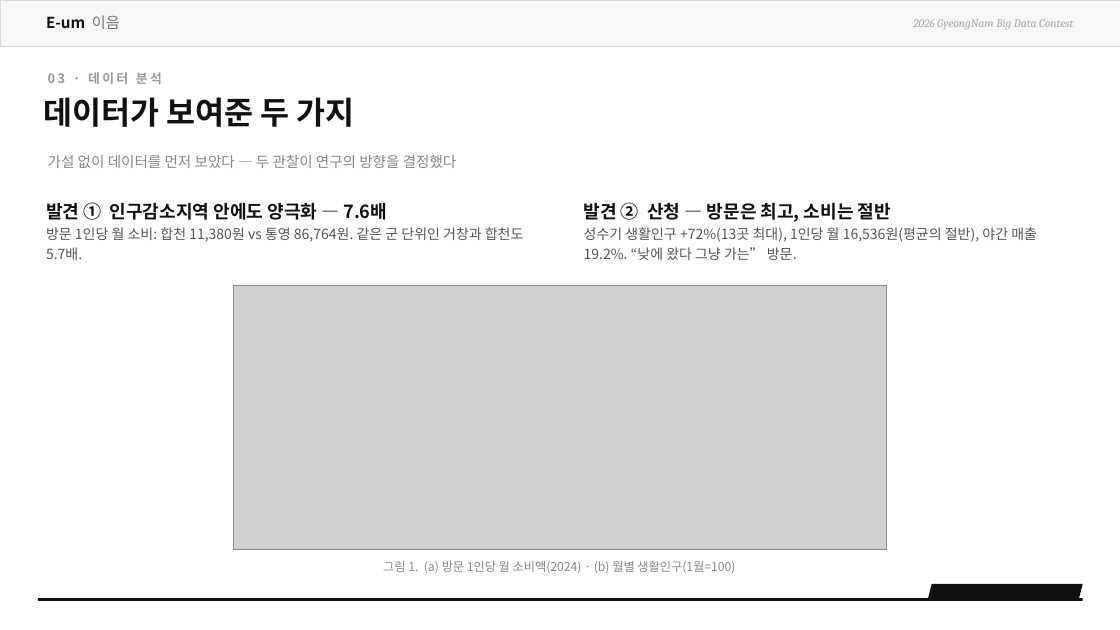
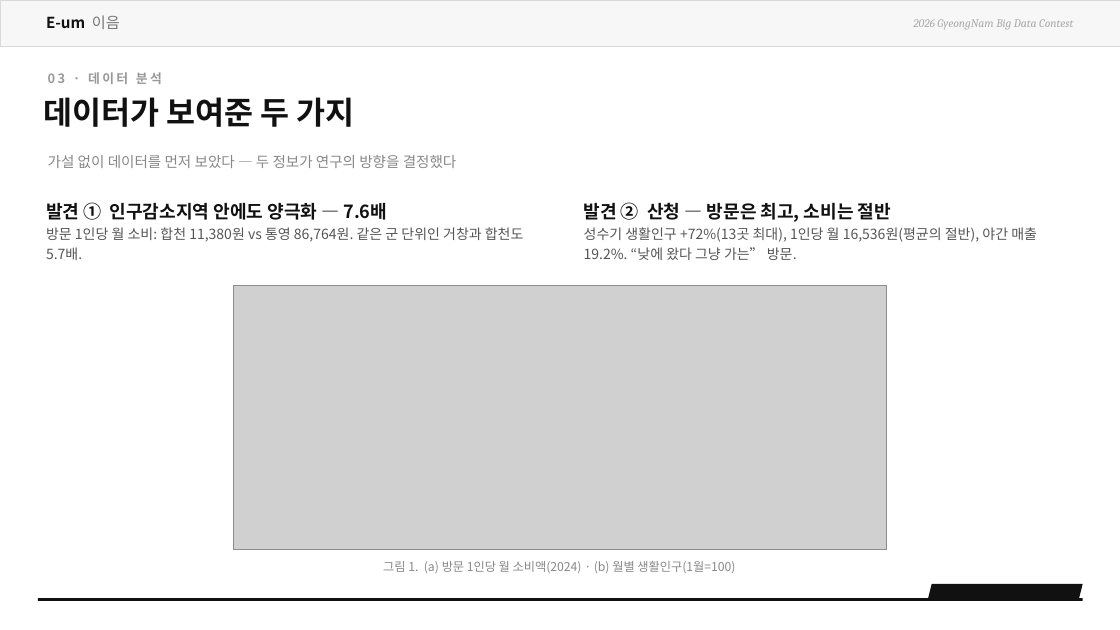
Before and after one commit to OHSUHWAN-418/BigData-Project, a slide deck: slide 6 of eum_package/이음_발표자료_v3.pptx. Drawn at 1120x630 pixels with LibreOffice and Linux fonts; fonts in the diff are those of the drawing; grey boxes stand for pictures. Boxes give left, top, right and bottom in pixels: in the first picture for what was removed or moved away, otherwise in the second. Text is boxed around its words. In the diff, an @@ line names an element or a change of style, - is before the commit and + after.

```diff
--- a/eum_package/이음_발표자료_v3.pptx
+++ b/eum_package/이음_발표자료_v3.pptx
@@ text at [48, 155, 457, 168]: text changed @@
-가설 없이 데이터를 먼저 보았다 — 두 관찰이 연구의 방향을 결정했다
+가설 없이 데이터를 먼저 보았다 — 두 정보가 연구의 방향을 결정했다
```
Also in this commit, not shown: 1 other slide changed, 4 other files.
